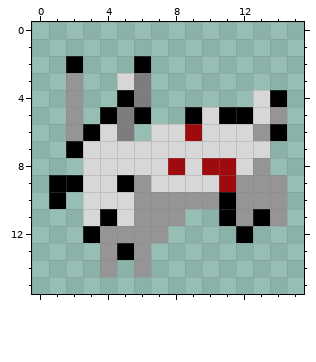
File history of a pixel-art sprite, combat_system/sprites/spr_bunny/layers/3febecec-ec28-4677-b000-53da59d8ecdd/7c37a3b8-0313-4973-acb0-59b1ba3b73bc.png. The first picture shows the starting point.
The file is 16x16 pixels. The old version is drawn lined up with the new one.
Once edited:
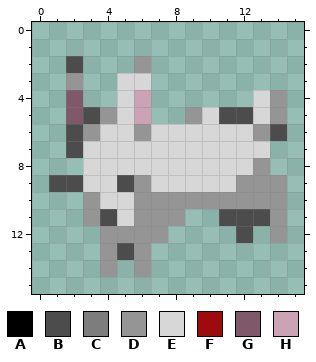
Palette (. is transparent): A #000000  B #4c4c4c  C #7d7d7d  D #959595  E #d7d7d7  F #9e0b0f  G #7f596a  H #cca3b5
Diff:
whole drawing moved by +1,+0 (the old picture is shown already moved)
y 2: x 2 A -> B; x 6 A -> D
y 3: x 6 C -> E
y 4: x 2 D -> G; x 5..6 AC -> EH; x 14 A -> D
y 5: x 2..6 D.ACA -> GBDEH; x 9 A -> D; x 11..12 AA -> BB
y 6: x 2..3 DA -> BD; x 5..6 C. -> ED; x 9 F -> E; x 14 A -> B
y 7: x 2 A -> B
y 8: x 8 F -> E; x 10..11 FF -> EE
y 9: x 1..2 AA -> BB; x 5 A -> B; x 11 F -> E
y 10: x 1 A -> .; x 3 E -> D; x 11 A -> D
y 11: x 3..4 EA -> DB; x 11..13 ADA -> BBB
y 12: x 3 A -> .; x 12 A -> B; x 14 . -> D
y 13: x 5 A -> B
